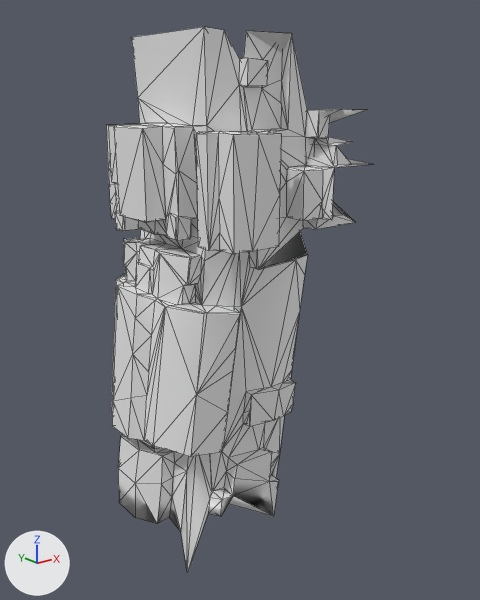
One commit to the OBJ model src/main/resources/assets/kn8/meshes/mina/leg_left.obj: the scene before it, then after it.
Camera for both pictures: a camera (50 mm lens) standing at (-0.532, -0.535, 0.9) and looking at (-0.061, 0.053, 0.664). Arrows for +X, +Y and +Z are at lower left; the lights stay in place. The older version comes first. Mesh edges are drawn as thin lines. Where no turn or scale is listed for an object, it has been applied to the vertices. Vertices at exactly the same position are counted once.

Before the edit, the objects in view are built like this:
```python
me_leg_left = bpy.data.meshes.new('leg_left')
me_leg_left.from_pydata(...)  # 551 vertices, 1103 faces; spans x -0.218..0.056, y -0.061..0.197, z 0.366..0.957
ob_leg_left = bpy.data.objects.new('leg_left', me_leg_left)
ob_leg_left.location = (0.0, 0.0, 0.0)
```
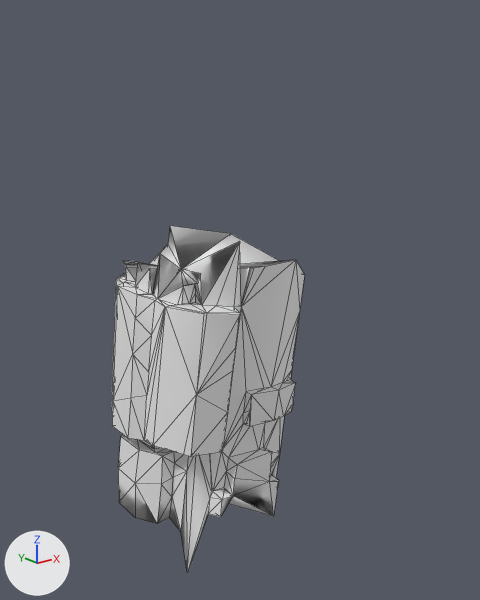
The change, as a diff of the scene's bpy script:
```diff
--- a/src/main/resources/assets/kn8/meshes/mina/leg_left.obj.py
+++ b/src/main/resources/assets/kn8/meshes/mina/leg_left.obj.py
@@ me_leg_left @@
 # used by ob_leg_left; location = (0.0, 0.0, 0.0)
-me_leg_left.from_pydata(...)  # 551 vertices, 1103 faces; spans x -0.218..0.056, y -0.061..0.197, z 0.366..0.957
+me_leg_left.from_pydata(...)  # 272 vertices, 540 faces; spans x -0.218..-0.004, y -0.028..0.163, z 0.366..0.752
+# me_leg_left part 1: 280 vertices removed from x -0.189..0.056, y -0.061..0.197, z 0.711..0.957; 1 vertex added at x -0.136, y 0.064, z 0.712
```

Where the change shows, as pixel boxes (x1, y1, x2, y2) in the pictures (480 x 600 px):
'leg_left', reshaped (27% narrower, 36% shorter)
    before: (106, 27, 371, 572)
    after: (111, 226, 304, 572)
part 1 of me_leg_left, cut back
    before: (106, 27, 371, 305)
    after: (123, 226, 292, 305)
